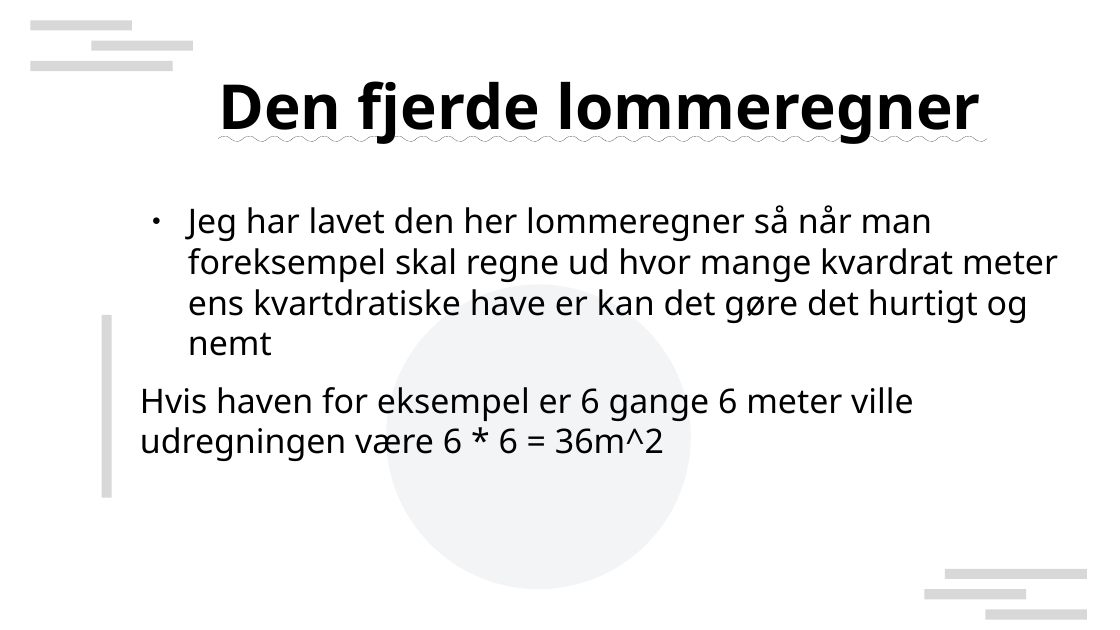
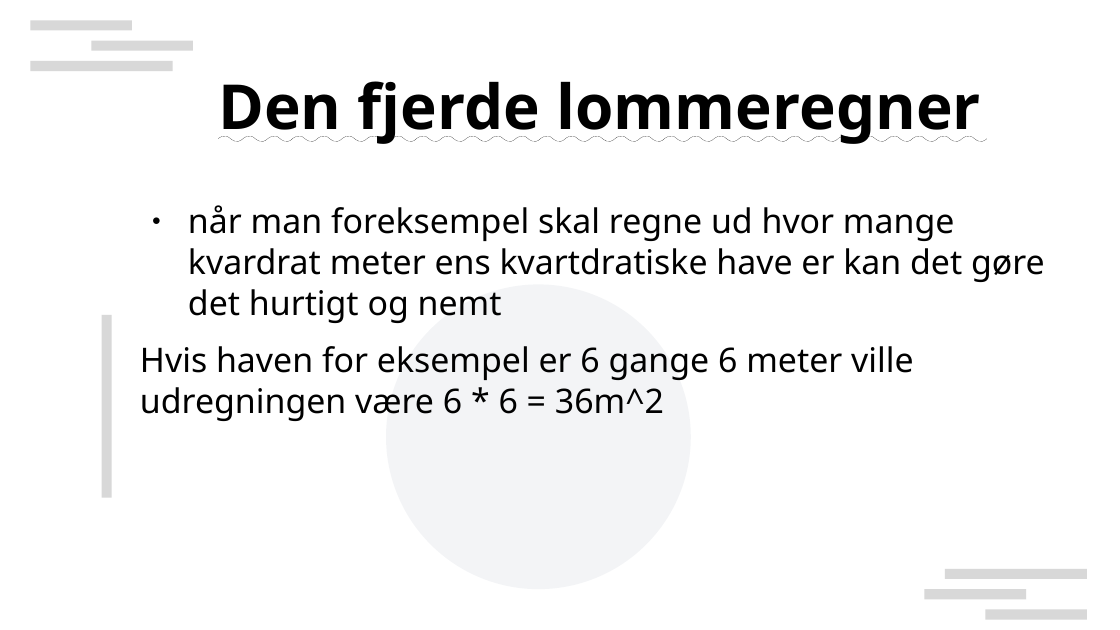
Before and after one commit to Oliper202020/mathExam, a slide deck: slide 6 of math-presentation.odp. Drawn at 1120x630 pixels with LibreOffice and Linux fonts; fonts in the diff are those of the drawing; background and template pictures are left out. Boxes give left, top, right and bottom in pixels: in the first picture for what was removed or moved away, otherwise in the second. Text is boxed around its words. In the diff, an @@ line names an element or a change of style, - is before the commit and + after.

```diff
--- a/math-presentation.odp
+++ b/math-presentation.odp
@@ text at box(188, 205, 1045, 323): text changed @@
-● Jeg har lavet den her lommeregner så når man foreksempel skal regne ud hvor mange kvardrat meter ens kvartdratiske have er kan det gøre det hurtigt og nemt
+● når man foreksempel skal regne ud hvor mange kvardrat meter ens kvartdratiske have er kan det gøre det hurtigt og nemt
```
Also in this commit, not shown: 3 other slides changed, 1 slide added, 6 slides removed, 2 other files.
